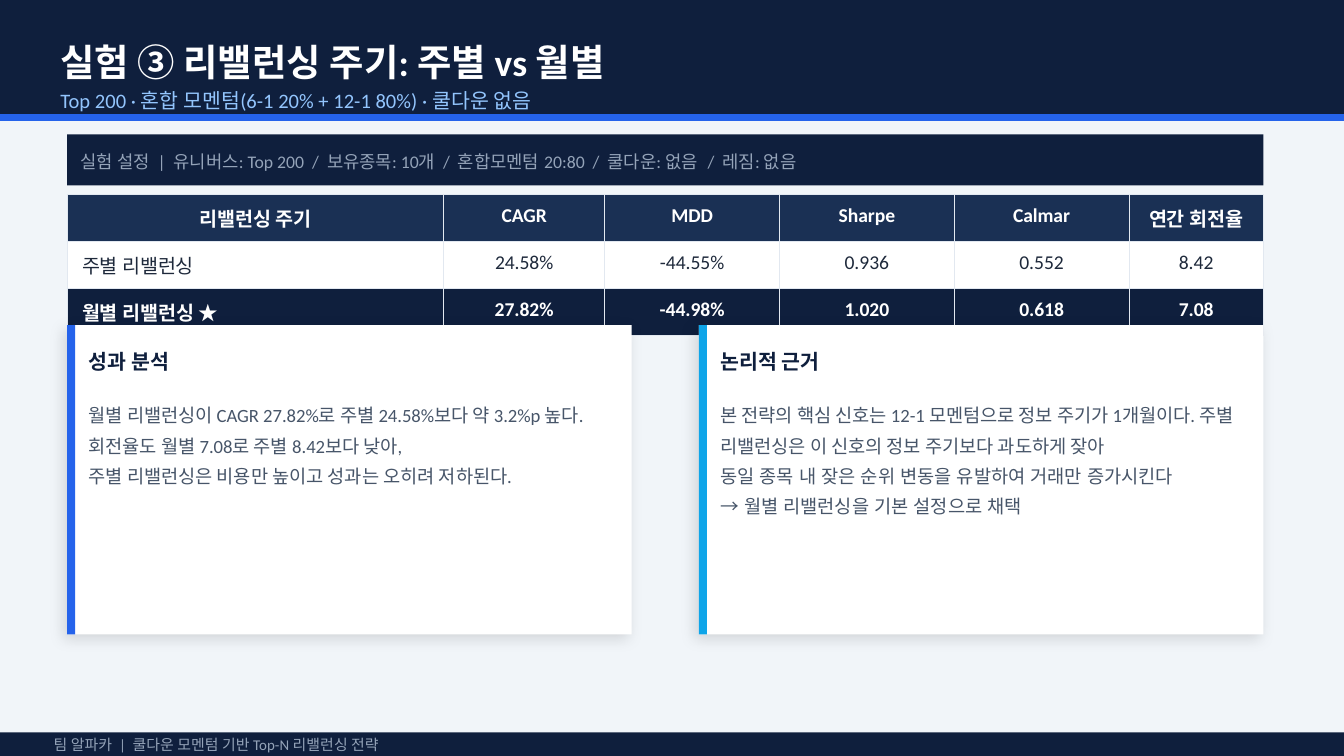
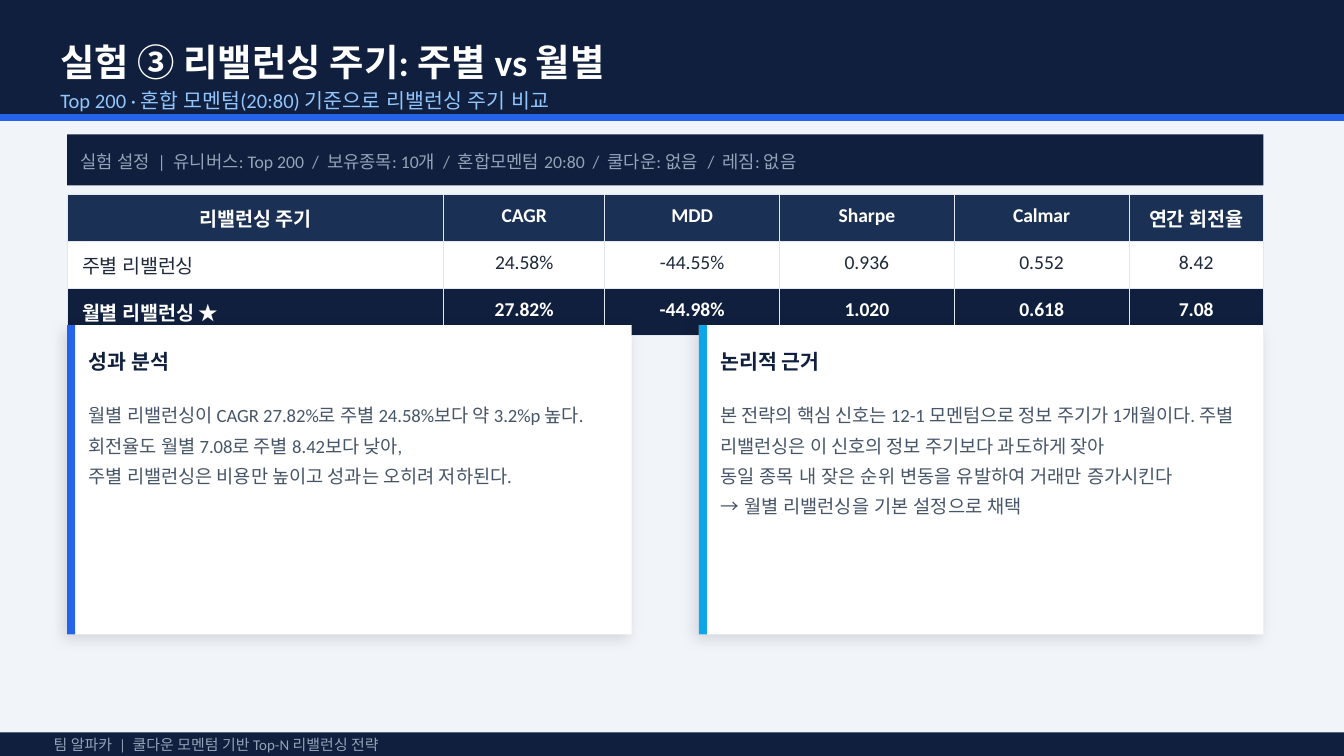
Before and after one commit to pdhman/KDT-AI-, a slide deck: slide 12 of 1조_결과보고서_알파카_쿨다운모멘텀전략.pptx. Drawn at 1344x756 pixels with LibreOffice and Linux fonts; fonts in the diff are those of the drawing. Boxes give left, top, right and bottom in pixels: in the first picture for what was removed or moved away, otherwise in the second. Text is boxed around its words. In the diff, an @@ line names an element or a change of style, - is before the commit and + after.

```diff
--- a/1조_결과보고서_알파카_쿨다운모멘텀전략.pptx
+++ b/1조_결과보고서_알파카_쿨다운모멘텀전략.pptx
@@ text at [60,91,549,112]: text changed @@
-Top 200 · 혼합 모멘텀(6-1 20% + 12-1 80%) · 쿨다운 없음
+Top 200 · 혼합 모멘텀(20:80) 기준으로 리밸런싱 주기 비교
```
Also in this commit, not shown: 10 other slides changed, 2 other files.
